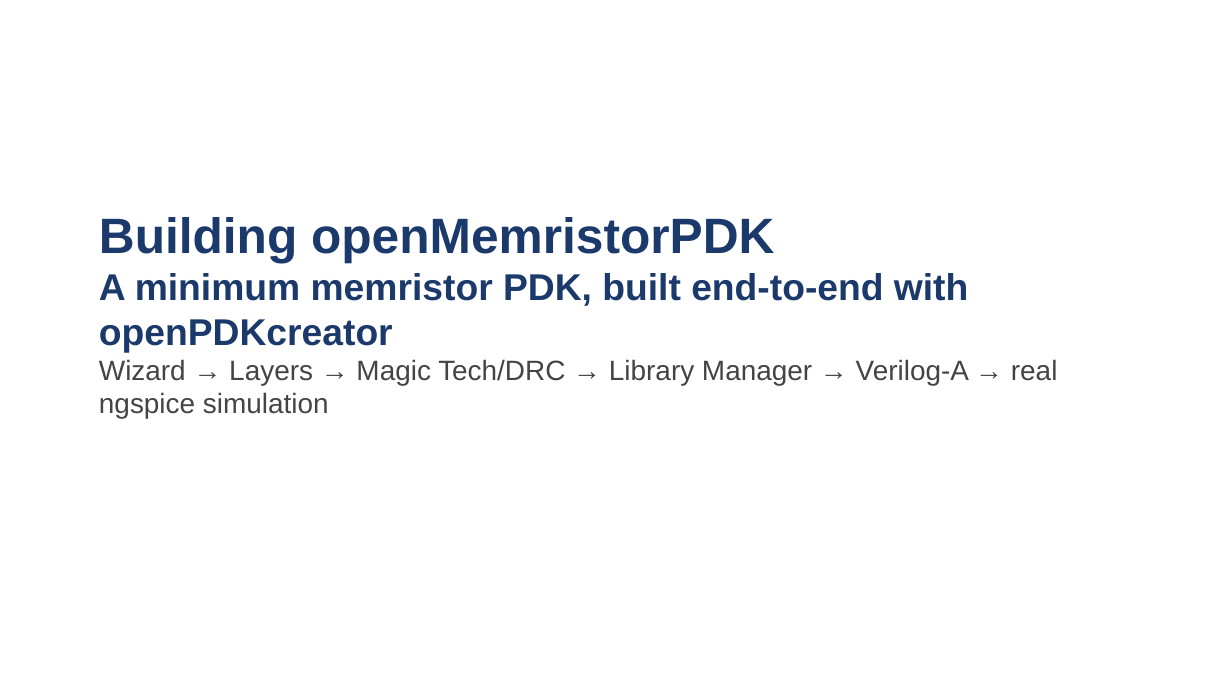
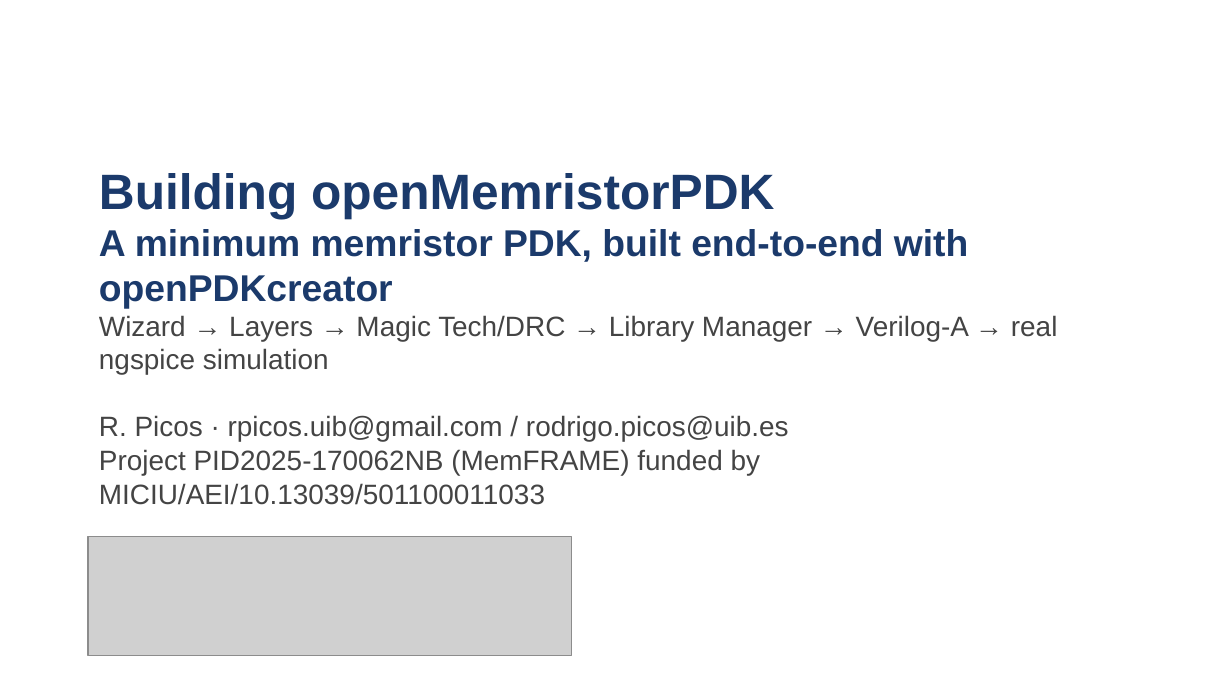
Before and after one commit to rpicos-uib/openMemristorPDK, a slide deck: slide 1 of docs/presentation/walkthrough.odp. Drawn at 1232x693 pixels with LibreOffice and Linux fonts; fonts in the diff are those of the drawing; grey boxes stand for pictures. Boxes give left, top, right and bottom in pixels: in the first picture for what was removed or moved away, otherwise in the second. Text is boxed around its words. In the diff, an @@ line names an element or a change of style, - is before the commit and + after.

```diff
--- a/docs/presentation/walkthrough.odp
+++ b/docs/presentation/walkthrough.odp
@@ text "Building openMemristorPDK": place and size @@
-text "Building openMemristorPDK" at (99, 217, 1058, 419)
+text "Building openMemristorPDK" at (99, 173, 1058, 505)
@@ text at (99, 415, 789, 505): paragraphs added @@
+R. Picos · rpicos.uib@gmail.com / rodrigo.picos@uib.es
+Project PID2025-170062NB (MemFRAME) funded by MICIU/AEI/10.13039/501100011033
@@ picture added at (88, 537, 572, 655) @@
```
Also in this commit, not shown: 1 other slide changed, 25 other files.
